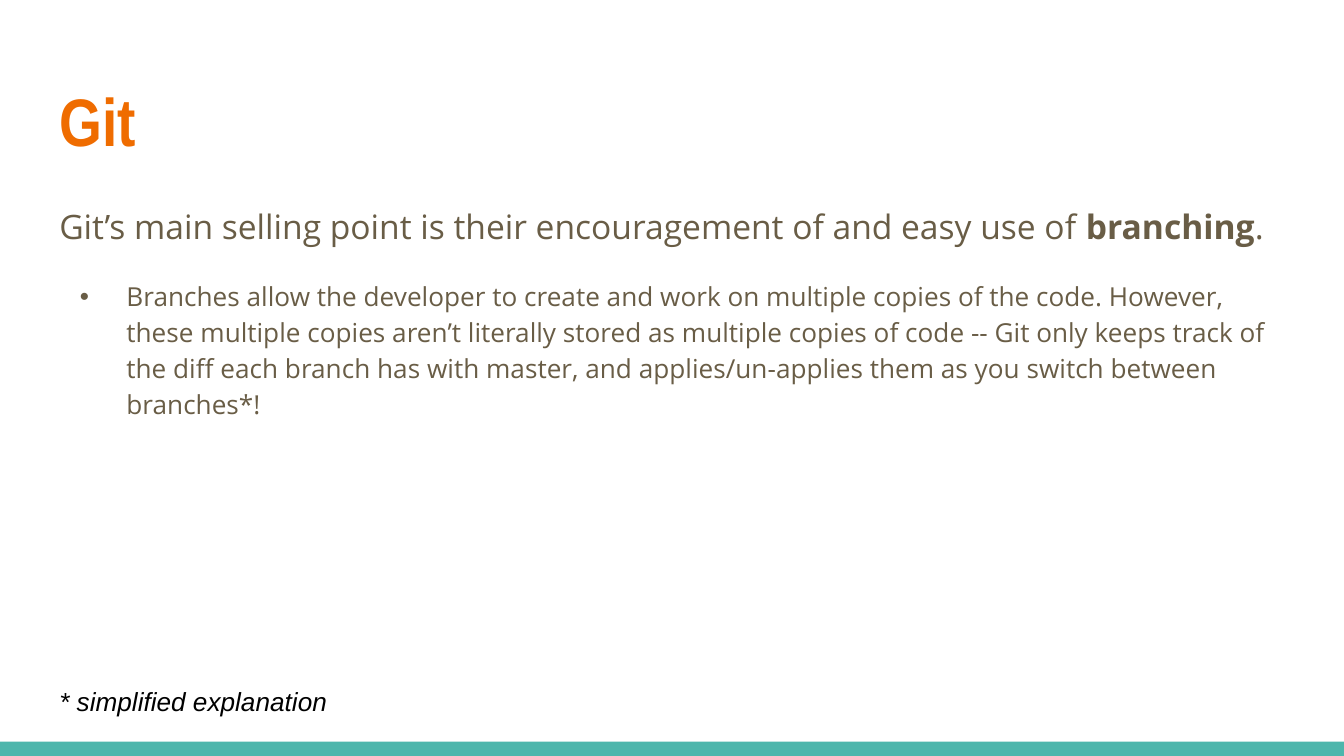
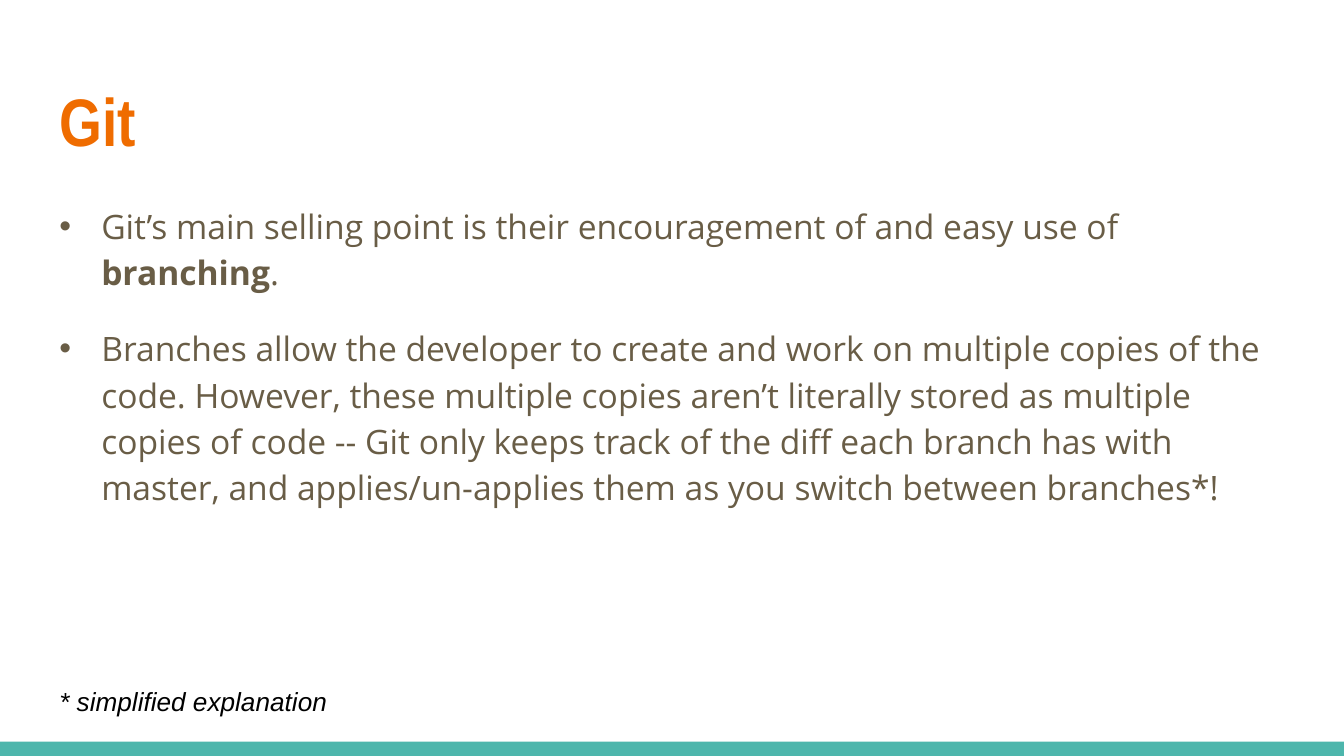
Before and after one commit to linkedin/high-school-trainee, a slide deck: slide 11 of Curriculum/Week_1/Lectures/1.2_Git_and_SVN_optional.pptx. Drawn at 1344x756 pixels with LibreOffice and Linux fonts; fonts in the diff are those of the drawing. Boxes give left, top, right and bottom in pixels: in the first picture for what was removed or moved away, otherwise in the second. Text is boxed around its words. In the diff, an @@ line names an element or a change of style, - is before the commit and + after.

```diff
--- a/Curriculum/Week_1/Lectures/1.2_Git_and_SVN_optional.pptx
+++ b/Curriculum/Week_1/Lectures/1.2_Git_and_SVN_optional.pptx
@@ text "Git’s main selling point is ..." at [101, 213, 1259, 508]: size 14 to 18 pt in "Branches allow the developer to create and ..."; bullet none to •; indent changed @@
```
Also in this commit, not shown: 3 other slides changed, 1 other file.
